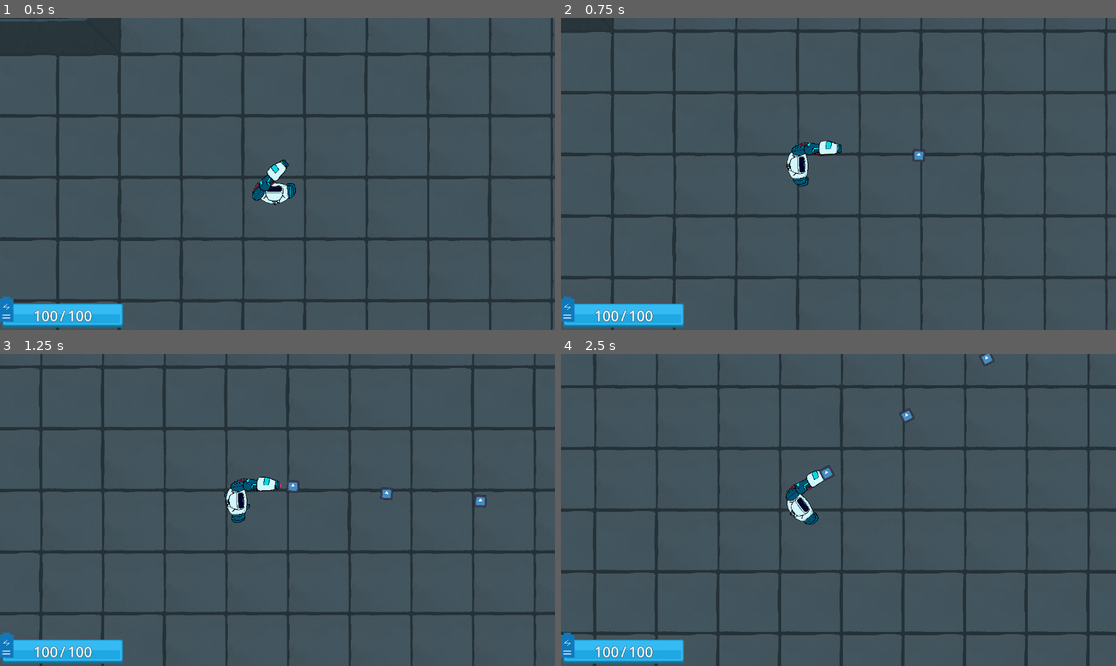
Above: before the commit, frames 1-4 (two rows, left to right).
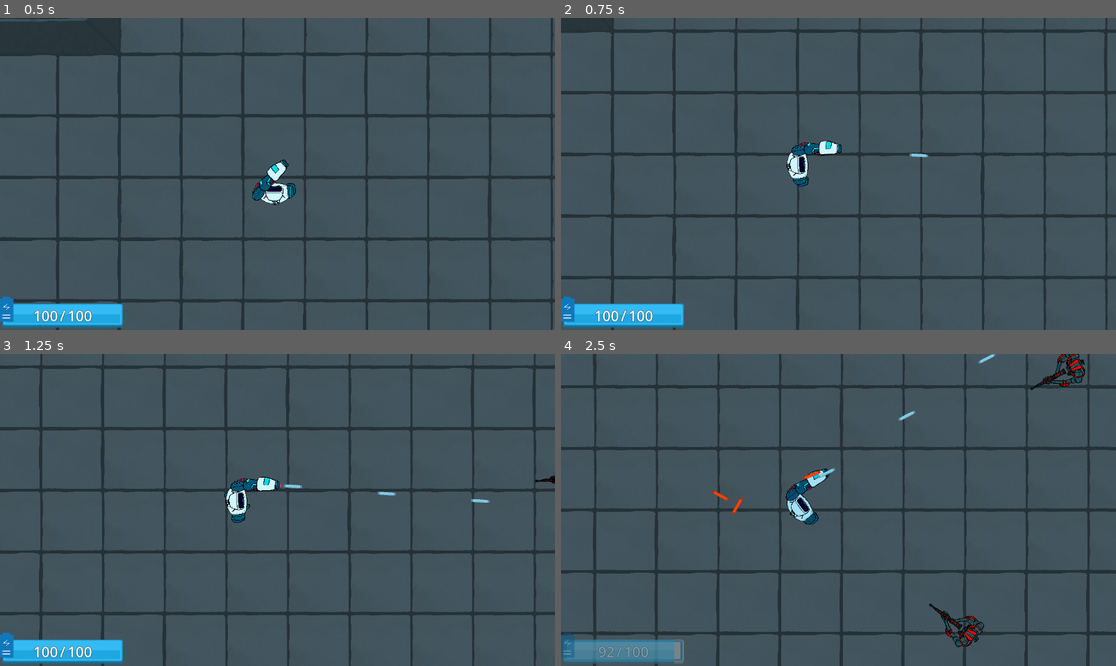
Above: after the commit, the same moments.

Repository: DanielFaw/GamedevJsJam
Game: Godot game, scene res://Scenes/main_game.tscn
Same seed, same stepped clock (60 frames per second), same inputs: the game is played once before the commit and once after it.
Inputs (mouse positions are in pixels of both pictures, inside the frame that each line leads up to):
- Up to frame 1 (0.5 s): no input
- Up to frame 2 (0.75 s): tap Enter at 0.5 s; move the mouse to (960, 158) at 0.52 s; press the mouse at (960, 158) at 0.53 s; hold D (move_right) from 0.53 s (still down)
- Up to frame 3 (1.25 s): keep holding D (move_right)
- Up to frame 4 (2.5 s): move the mouse to (727, 525) at 1.27 s; release D (move_right) at 1.28 s; release the mouse at (727, 525) at 1.28 s; hold S (move_down) 1.28-2.03 s; click (727, 525) at 1.35 s; move the mouse to (894, 441) at 2.02 s; press the mouse at (894, 441) at 2.03 s; hold D (move_right) from 2.03 s (still down)

Frame 1 is identical in both runs. In frame 2, less than 0.1% of the frame differs, in the area x 62-67%, y 41-47%; in frame 3, 0.3%; in frame 4, 3.1%, in the area x 0-95%, y 0-100%.

Commit message:
kinda a game i guess

Diff:
--- a/CustomResources/arm_cannon.tres
+++ b/CustomResources/arm_cannon.tres
@@ -4,15 +4,14 @@
 
 [resource]
 script = ExtResource("1_t7h5e")
-sprite_path = "res://Images/basicatk.png"
-damage = 10.0
+sprite_path = "res://icon.svg"
 name = "Test Weapon"
 attack_cooldown = 0.2
-bullet_sprite_path = "res://icon.svg"
-bullet_damage = 1.0
+bullet_sprite_path = "res://Images/StolenStuff/squareWhite.png"
+bullet_damage = 10.0
 bullet_speed = 1200.0
-bullet_lifetime = 3.0
-bullet_sprite_size = 0.2
+bullet_lifetime = 5.0
+bullet_sprite_size = 1.0
 bullet_area_size = 1.0
 bullet_pierce = 0
 bullet_explodes = false
--- a/CustomResources/enemy_default_weapon.tres
+++ b/CustomResources/enemy_default_weapon.tres
@@ -4,14 +4,13 @@
 
 [resource]
 script = ExtResource("1_fjsbq")
-sprite_path = "res://icon.svg"
-damage = 10.0
+sprite_path = "res://Images/flarespritesheet.png"
 name = "Test Weapon"
 attack_cooldown = 2.0
-bullet_sprite_path = "res://icon.svg"
-bullet_damage = 10.0
-bullet_speed = 1.0
-bullet_lifetime = 1.0
+bullet_sprite_path = "res://Images/StolenStuff/squareWhite.png"
+bullet_damage = 8.0
+bullet_speed = 1000.0
+bullet_lifetime = 5.0
 bullet_sprite_size = 1.0
 bullet_area_size = 1.0
 bullet_pierce = 0
--- a/Prefabs/Components/animation_controller.tscn
+++ b/Prefabs/Components/animation_controller.tscn
@@ -17,3 +17,4 @@
 
 [node name="AudioStreamPlayer2D" type="AudioStreamPlayer2D" parent="."]
 stream = ExtResource("3_vto1c")
+volume_db = -5.288
--- a/Prefabs/Components/health_component.tscn
+++ b/Prefabs/Components/health_component.tscn
@@ -3,6 +3,7 @@
 [ext_resource type="Script" path="res://Scripts/Components/health_component.gd" id="1_w55i7"]
 
 [sub_resource type="RectangleShape2D" id="RectangleShape2D_ig0hv"]
+size = Vector2(86, 152)
 
 [node name="health_component" type="Node2D"]
 script = ExtResource("1_w55i7")
--- /dev/null
+++ b/Prefabs/basic_enemy.tscn
@@ -0,0 +1,55 @@
+[gd_scene load_steps=10 format=3 uid="uid://br346iwxhtlmd"]
+
+[ext_resource type="Script" path="res://Scripts/basic_enemy.gd" id="1_a6nd4"]
+[ext_resource type="PackedScene" uid="uid://bvm753n7y31mk" path="res://Prefabs/Components/health_component.tscn" id="1_tedc4"]
+[ext_resource type="PackedScene" uid="uid://p225ab6yj6vv" path="res://Prefabs/weapon_presenter.tscn" id="2_iyc7x"]
+[ext_resource type="Resource" uid="uid://dkj41m5ucxljo" path="res://CustomResources/basic_enemy_stats.tres" id="2_w18gq"]
+[ext_resource type="Resource" uid="uid://dqo8yyujyrawq" path="res://CustomResources/enemy_default_weapon.tres" id="3_60f2c"]
+[ext_resource type="PackedScene" uid="uid://d0dkjkqbp4vr" path="res://Prefabs/Components/animation_controller.tscn" id="4_8qweg"]
+[ext_resource type="Texture2D" uid="uid://dfsbos5vvhsut" path="res://Images/flarespritesheet.png" id="6_5adpm"]
+[ext_resource type="Texture2D" uid="uid://d6bvm6s2hslx" path="res://Images/enemyspritesheet.png" id="7_xj6yi"]
+[ext_resource type="PackedScene" uid="uid://rnr35o7hqctj" path="res://Prefabs/weapon_flash.tscn" id="9_u35u1"]
+
+[node name="BasicEnemy" type="Node2D" node_paths=PackedStringArray("flash")]
+script = ExtResource("1_a6nd4")
+flash = NodePath("AnimationController/Sprite2D/WeaponFlash")
+
+[node name="health_component" parent="." instance=ExtResource("1_tedc4")]
+stats = ExtResource("2_w18gq")
+
+[node name="Area2D" parent="health_component" index="0"]
+collision_layer = 8
+collision_mask = 16
+
+[node name="CollisionShape2D" parent="health_component/Area2D" index="0"]
+position = Vector2(2, -7)
+
+[node name="WeaponPresenter" parent="." node_paths=PackedStringArray("fire_point") instance=ExtResource("2_iyc7x")]
+visible = false
+scale = Vector2(0.3, 0.3)
+stats = ExtResource("3_60f2c")
+fire_point = NodePath("../AnimationController/Sprite2D/FirePoint")
+
+[node name="Sprite2D" parent="WeaponPresenter" index="0"]
+position = Vector2(3.33332, 216.667)
+rotation = 1.55509
+texture = ExtResource("6_5adpm")
+hframes = 2
+
+[node name="AnimationController" parent="." instance=ExtResource("4_8qweg")]
+is_player = false
+
+[node name="Sprite2D" parent="AnimationController" index="0"]
+scale = Vector2(0.25, 0.25)
+texture = ExtResource("7_xj6yi")
+
+[node name="FirePoint" type="Node2D" parent="AnimationController/Sprite2D" index="0"]
+position = Vector2(-0.000955677, 264)
+
+[node name="WeaponFlash" parent="AnimationController/Sprite2D" index="1" instance=ExtResource("9_u35u1")]
+position = Vector2(7.99906, 260)
+rotation = 1.5708
+
+[editable path="health_component"]
+[editable path="WeaponPresenter"]
+[editable path="AnimationController"]
--- a/Prefabs/character.tscn
+++ b/Prefabs/character.tscn
@@ -6,6 +6,7 @@
 [ext_resource type="PackedScene" uid="uid://bvm753n7y31mk" path="res://Prefabs/Components/health_component.tscn" id="5_p8slb"]
 [ext_resource type="Resource" uid="uid://dlbgcfp7lf0g5" path="res://CustomResources/player_stats.tres" id="6_xwf63"]
 [ext_resource type="Resource" uid="uid://di10vdpo0nofg" path="res://CustomResources/arm_cannon.tres" id="7_64ixh"]
+[ext_resource type="AudioStream" uid="uid://vywsnp5hxjer" path="res://Audio/playerHitSound.ogg" id="7_y8cod"]
 
 [sub_resource type="CapsuleShape2D" id="CapsuleShape2D_tfasy"]
 radius = 38.0
@@ -13,7 +14,7 @@
 
 [node name="Character" type="CharacterBody2D" node_paths=PackedStringArray("arm_cannon", "shoulder_point", "fire_point")]
 y_sort_enabled = true
-collision_layer = 4
+collision_layer = 0
 collision_mask = 10
 script = ExtResource("1_74hjk")
 arm_cannon = NodePath("AnimationController/Sprite2D/ShoulderPoint/ArmCannon")
@@ -51,10 +52,15 @@
 
 [node name="health_component" parent="." instance=ExtResource("5_p8slb")]
 stats = ExtResource("6_xwf63")
+invuln_time = 0.25
 
 [node name="Area2D" parent="health_component" index="0"]
 collision_layer = 4
 collision_mask = 32
 
+[node name="HitSound" type="AudioStreamPlayer2D" parent="."]
+stream = ExtResource("7_y8cod")
+volume_db = 7.0
+
 [editable path="AnimationController"]
 [editable path="health_component"]
--- a/Prefabs/game_ui.tscn
+++ b/Prefabs/game_ui.tscn
@@ -10,7 +10,7 @@
 outline_size = 2
 outline_color = Color(0, 0, 0, 1)
 
-[node name="GameUI" type="Control" node_paths=PackedStringArray("player_hp_bar", "player_current_hp_label", "player_max_hp_label")]
+[node name="GameUI" type="Control" node_paths=PackedStringArray("player_hp_bar", "player_current_hp_label", "player_max_hp_label", "health_container")]
 layout_mode = 3
 anchors_preset = 15
 anchor_right = 1.0
@@ -18,9 +18,10 @@
 grow_horizontal = 2
 grow_vertical = 2
 script = ExtResource("1_scy3k")
-player_hp_bar = NodePath("MarginContainer/Control/TextureProgressBar")
-player_current_hp_label = NodePath("MarginContainer/Control/HBoxContainer/Label")
-player_max_hp_label = NodePath("MarginContainer/Control/HBoxContainer/Label3")
+player_hp_bar = NodePath("MarginContainer/HealthBar/TextureProgressBar")
+player_current_hp_label = NodePath("MarginContainer/HealthBar/HBoxContainer/Label")
+player_max_hp_label = NodePath("MarginContainer/HealthBar/HBoxContainer/Label3")
+health_container = NodePath("MarginContainer/HealthBar")
 
 [node name="MarginContainer" type="MarginContainer" parent="."]
 layout_mode = 1
@@ -34,10 +35,10 @@
 theme_override_constants/margin_right = 5
 theme_override_constants/margin_bottom = 5
 
-[node name="Control" type="Control" parent="MarginContainer"]
+[node name="HealthBar" type="Control" parent="MarginContainer"]
 layout_mode = 2
 
-[node name="TextureProgressBar" type="TextureProgressBar" parent="MarginContainer/Control"]
+[node name="TextureProgressBar" type="TextureProgressBar" parent="MarginContainer/HealthBar"]
 custom_minimum_size = Vector2(250, 50)
 layout_mode = 1
 anchors_preset = 2
@@ -55,7 +56,7 @@
 stretch_margin_bottom = 3
 texture_progress = ExtResource("2_gt6l1")
 
-[node name="TextureRect" type="TextureRect" parent="MarginContainer/Control/TextureProgressBar"]
+[node name="TextureRect" type="TextureRect" parent="MarginContainer/HealthBar/TextureProgressBar"]
 z_index = -1
 layout_mode = 1
 anchors_preset = 15
@@ -65,7 +66,7 @@
 grow_vertical = 2
 texture = ExtResource("2_ylxgu")
 
-[node name="TextureRect2" type="TextureRect" parent="MarginContainer/Control/TextureProgressBar"]
+[node name="TextureRect2" type="TextureRect" parent="MarginContainer/HealthBar/TextureProgressBar"]
 layout_mode = 1
 anchors_preset = 2
 anchor_top = 1.0
@@ -78,7 +79,7 @@
 scale = Vector2(0.06, 0.06)
 texture = ExtResource("3_qb0r6")
 
-[node name="HBoxContainer" type="HBoxContainer" parent="MarginContainer/Control"]
+[node name="HBoxContainer" type="HBoxContainer" parent="MarginContainer/HealthBar"]
 custom_minimum_size = Vector2(250, 50)
 layout_mode = 1
 anchors_preset = 2
@@ -89,17 +90,17 @@
 grow_vertical = 0
 alignment = 1
 
-[node name="Label" type="Label" parent="MarginContainer/Control/HBoxContainer"]
+[node name="Label" type="Label" parent="MarginContainer/HealthBar/HBoxContainer"]
 layout_mode = 2
 text = "100"
 label_settings = SubResource("LabelSettings_c5gjv")
 
-[node name="Label2" type="Label" parent="MarginContainer/Control/HBoxContainer"]
+[node name="Label2" type="Label" parent="MarginContainer/HealthBar/HBoxContainer"]
 layout_mode = 2
 text = "/"
 label_settings = SubResource("LabelSettings_c5gjv")
 
-[node name="Label3" type="Label" parent="MarginContainer/Control/HBoxContainer"]
+[node name="Label3" type="Label" parent="MarginContainer/HealthBar/HBoxContainer"]
 layout_mode = 2
 text = "100"
 label_settings = SubResource("LabelSettings_c5gjv")
--- /dev/null
+++ b/Prefabs/weapon_flash.tscn
@@ -0,0 +1,12 @@
+[gd_scene load_steps=3 format=3 uid="uid://rnr35o7hqctj"]
+
+[ext_resource type="Script" path="res://Scripts/Weapons/weapon_flash.gd" id="1_i6ytr"]
+[ext_resource type="Texture2D" uid="uid://dfsbos5vvhsut" path="res://Images/flarespritesheet.png" id="2_amdyt"]
+
+[node name="WeaponFlash" type="Node2D" node_paths=PackedStringArray("sprite")]
+script = ExtResource("1_i6ytr")
+sprite = NodePath("Sprite2D")
+
+[node name="Sprite2D" type="Sprite2D" parent="."]
+texture = ExtResource("2_amdyt")
+hframes = 2
--- a/Scenes/main_game.tscn
+++ b/Scenes/main_game.tscn
@@ -1,9 +1,10 @@
-[gd_scene load_steps=5 format=3 uid="uid://bygxk7spn52qh"]
+[gd_scene load_steps=6 format=3 uid="uid://bygxk7spn52qh"]
 
 [ext_resource type="PackedScene" uid="uid://ceecwnqa6g50b" path="res://Prefabs/room_1.tscn" id="1_r5osp"]
 [ext_resource type="PackedScene" uid="uid://bbt5hqav8pqp2" path="res://Prefabs/character.tscn" id="2_lntti"]
 [ext_resource type="Script" path="res://Scripts/Utilities/bullet_container.gd" id="4_cbrnk"]
 [ext_resource type="PackedScene" uid="uid://tbx2o6bhmy4j" path="res://Prefabs/game_ui.tscn" id="5_2wtdc"]
+[ext_resource type="PackedScene" uid="uid://br346iwxhtlmd" path="res://Prefabs/basic_enemy.tscn" id="5_f6u5g"]
 
 [node name="MainGame" type="Node2D"]
 
@@ -22,3 +23,12 @@
 [node name="CanvasLayer" type="CanvasLayer" parent="."]
 
 [node name="GameUI" parent="CanvasLayer" instance=ExtResource("5_2wtdc")]
+
+[node name="BasicEnemy" parent="." instance=ExtResource("5_f6u5g")]
+position = Vector2(325, -25)
+
+[node name="BasicEnemy2" parent="." instance=ExtResource("5_f6u5g")]
+position = Vector2(-613, 722)
+
+[node name="BasicEnemy3" parent="." instance=ExtResource("5_f6u5g")]
+position = Vector2(110, 487)
--- a/Scripts/Components/health_component.gd
+++ b/Scripts/Components/health_component.gd
@@ -4,8 +4,12 @@
 var current_health := 100
 var max_health := 100
 @export var stats : EntityStats
+@export var invuln_time := 0.1
 
 @onready var collider : Area2D = $Area2D
+
+var invulnerable := false
+var invuln_counter := 0.0
 
 signal took_damage(ds : DamageSource)
 signal died()
@@ -16,10 +20,22 @@
 	max_health = stats.health
 	pass
 
+func _process(delta : float) -> void:
+	if !invulnerable:
+		return
+	invuln_counter += delta
+	if invuln_counter > invuln_time:
+		invulnerable = false
+		invuln_counter = 0
+	pass
+
 func take_damage(src : DamageSource) -> void:
+	if invulnerable:
+		return
 	current_health -= src.damage
 	if current_health <= 0:
 		died.emit()
 		return
 	took_damage.emit(src)
+	invulnerable = true
 	pass
--- a/Scripts/UI/game_ui.gd
+++ b/Scripts/UI/game_ui.gd
@@ -6,6 +6,7 @@
 @export var player_hp_bar : TextureProgressBar
 @export var player_current_hp_label : Label
 @export var player_max_hp_label : Label
+@export var health_container : Control
 
 func _ready() -> void:
 	player.health_comp.took_damage.connect(player_took_dmg)
@@ -22,4 +23,9 @@
 	var new_hp_percent : float = float(player.health_comp.current_health) / float(player.health_comp.max_health)
 	player_hp_bar.value = new_hp_percent * player.health_comp.max_health
 	player_current_hp_label.text = str(player.health_comp.current_health)
+
+	#Gray out the HP to make it known you cant take damage
+	health_container.modulate = Color(Color.GRAY, 0.5)
+	await get_tree().create_timer(player.health_comp.invuln_time).timeout
+	health_container.modulate = Color.WHITE
 	pass
--- a/Scripts/Weapons/default_bullet.gd
+++ b/Scripts/Weapons/default_bullet.gd
@@ -2,6 +2,7 @@
 class_name DefaultBullet
 
 var weapon_resource : WeaponResource
+var die_sound : AudioStream = preload("res://Audio/impactWood_light_002.ogg")
 
 var aim_dir := Vector2.ZERO
 var spawn_pos := Vector2.ZERO
@@ -30,18 +31,13 @@
 	explode_damage = stats.bullet_explode_damage
 	explode_range = stats.bullet_explode_range
 	lifetime = stats.bullet_lifetime
-
-
-
-
-
 	pass
 
 # Called when the node enters the scene tree for the first time.
 func _ready() -> void:
 	var sprite := Sprite2D.new()
 	sprite.texture = load(weapon_resource.bullet_sprite_path)
-	sprite.scale = Vector2(weapon_resource.bullet_sprite_size, weapon_resource.bullet_sprite_size)
+	sprite.scale = Vector2(weapon_resource.bullet_sprite_size * 2, weapon_resource.bullet_sprite_size / 4)
 	add_child(sprite)
 
 	var area := Area2D.new()
@@ -56,9 +52,13 @@
 	if weapon_resource.is_enemy_bullet:
 		area.collision_layer += 16
 		area.collision_mask -= 4
+		sprite.modulate = Color.ORANGE_RED
 		pass
+	else:
+		sprite.modulate = Color.SKY_BLUE
 	area.collision_mask += 2
 	area.body_entered.connect(hit)
+	area.area_entered.connect(hit)
 	add_child(area)
 
 	global_position = spawn_pos
@@ -80,11 +80,24 @@
 
 func hit(body : Node2D) -> void:
 	if body.get_parent().has_signal("took_damage"):
-
+		print("oof!")
+		var src := DamageSource.new(weapon_resource, self, damage)
+		body.get_parent().take_damage(src)
 		pass
 	else:
 		#Hit a wall, die
-		die_action()
+		hit_wall()
+	pass
+
+func hit_wall() -> void:
+	var src := AudioStreamPlayer2D.new()
+	src.stream = die_sound
+	get_parent().add_child(src)
+	src.position = global_position
+	src.volume_db = 5
+	src.play()
+	src.finished.connect(func() -> void: src.queue_free())
+	die_action()
 	pass
 
 func die_action() -> void:
--- a/Scripts/Weapons/default_weapon.gd
+++ b/Scripts/Weapons/default_weapon.gd
@@ -20,7 +20,6 @@
 
 # Called every frame. 'delta' is the elapsed time since the previous frame.
 func _process(delta : float) -> void:
-	is_firing = Input.is_action_pressed("firing")
 	cooldown += delta
 	if cooldown >= weapon_stats.attack_cooldown && is_firing:
 		fire.emit()
--- /dev/null
+++ b/Scripts/Weapons/weapon_flash.gd
@@ -0,0 +1,18 @@
+extends Node2D
+class_name WeaponFlash
+
+@export var sprite : Sprite2D
+
+
+func _ready() -> void:
+	sprite.visible = false
+	pass
+
+func flash() -> void:
+	sprite.visible = true
+	sprite.frame = 0
+	await get_tree().create_timer(0.05).timeout
+	sprite.frame = 1
+	await get_tree().create_timer(0.05).timeout
+	sprite.visible = false
+	pass
--- /dev/null
+++ b/Scripts/basic_enemy.gd
@@ -0,0 +1,30 @@
+extends Node2D
+class_name BasicEnemy
+
+@export var attack_distance := 1000.0
+
+@onready var weapon : WeaponPresenter = $WeaponPresenter
+@onready var player : Player = SceneResources.get_resource("Player")
+@onready var health_comp : HealthComponent = $health_component
+@export var flash : WeaponFlash
+
+func _ready() -> void:
+	weapon.attacked.connect(flash.flash)
+	health_comp.took_damage.connect(took_damage)
+	health_comp.died.connect(died)
+	pass
+
+func _process(delta : float) -> void:
+	weapon.weapon_cooldown_manager.is_firing = global_position.distance_to(player.global_position) < attack_distance
+	weapon.set_aim_dir(global_position.direction_to(player.global_position))
+
+	pass
+
+func died() -> void:
+	queue_free()
+	pass
+
+func took_damage(src : DamageSource) -> void:
+	modulate = Color.RED
+	await get_tree().create_tween().tween_property(self, "modulate", Color.WHITE, 0.1).finished
+	pass
--- a/Scripts/character.gd
+++ b/Scripts/character.gd
@@ -20,6 +20,7 @@
 	pass
 
 func _ready() -> void:
+	health_comp.took_damage.connect(took_damage)
 	pass
 
 func _physics_process(delta : float) -> void:
@@ -39,7 +40,7 @@
 
 func _process(delta : float) -> void:
 	$Camera2D.offset = aim_dir
-
+	arm_cannon.weapon_cooldown_manager.is_firing = Input.is_action_pressed("firing")
 	arm_cannon.set_aim_dir(shoulder_point.global_position.direction_to(get_global_mouse_position()).normalized())
 	pass
 
@@ -51,3 +52,9 @@
 		aim_dir = Vector2(sqrt(temp.position.x * mult) * mult, sqrt(temp.position.y * mult) * mult)
 		player_anim.aim_dir = aim_dir.normalized()
 	pass
+
+func took_damage(src : DamageSource) -> void:
+	$HitSound.play()
+	modulate = Color.SKY_BLUE
+	await get_tree().create_tween().tween_property(self, "modulate", Color.WHITE, 0.25).finished
+	pass
--- a/Scripts/weapon_presenter.gd
+++ b/Scripts/weapon_presenter.gd
@@ -18,12 +18,11 @@
 @onready var sprite : Sprite2D = $Sprite2D
 @onready var sound : AudioStreamPlayer2D = $AudioStreamPlayer2D
 
+signal attacked()
 
 # Called when the node enters the scene tree for the first time.
 func _ready() -> void:
-	if !arm_cannon:
-		sprite.texture = load(stats.sprite_path)
-	else:
+	if arm_cannon:
 		frame_speed *= (stats.attack_cooldown / 0.5)
 	weapon_cooldown_manager = DefaultWeapon.new(stats)
 	weapon_cooldown_manager.fire.connect(attack)
@@ -55,6 +54,7 @@
 
 func attack() -> void:
 	#Spawn the projectile defined in the stats
+	attacked.emit()
 	var bullet := DefaultBullet.new(stats, fire_point.global_position, fire_dir)
 	bullet_container.add_child(bullet)
 	sound.play()
Not shown, added: Audio/playerHitSound.ogg.import
Binary file added: Images/StolenStuff/squareWhite.png
Not shown, added: Images/StolenStuff/squareWhite.png.import
Binary file added: Images/doorHspritesheet.png
Not shown, added: Images/doorHspritesheet.png.import
Binary file added: Images/enemyspritesheet.png
Not shown, added: Images/enemyspritesheet.png.import
Binary file added: Images/flarespritesheet.png
Not shown, added: Images/flarespritesheet.png.import
Not shown: 1 places in Prefabs/character.tscn that only renumber resources
Not shown, added: Audio/playerHitSound.ogg
